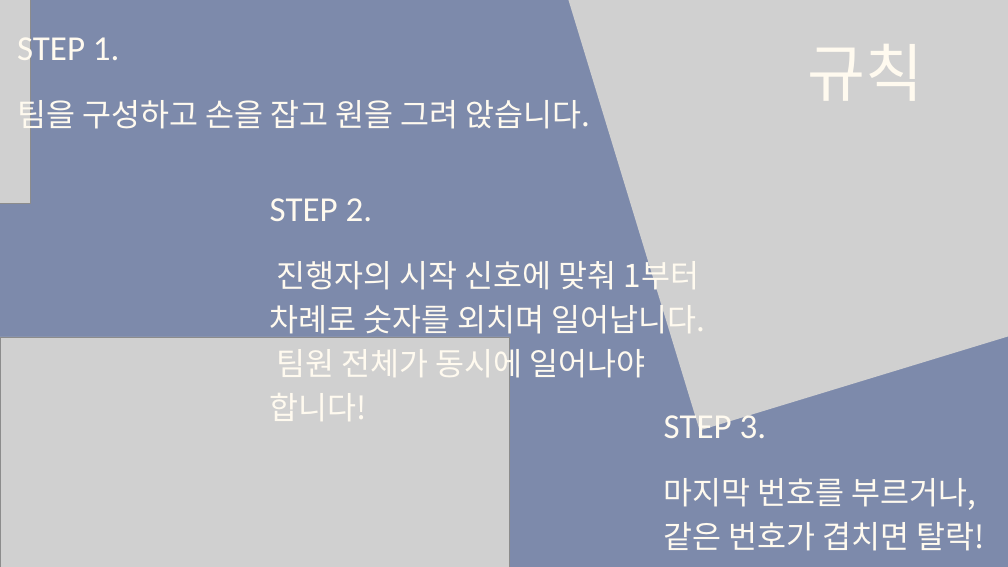
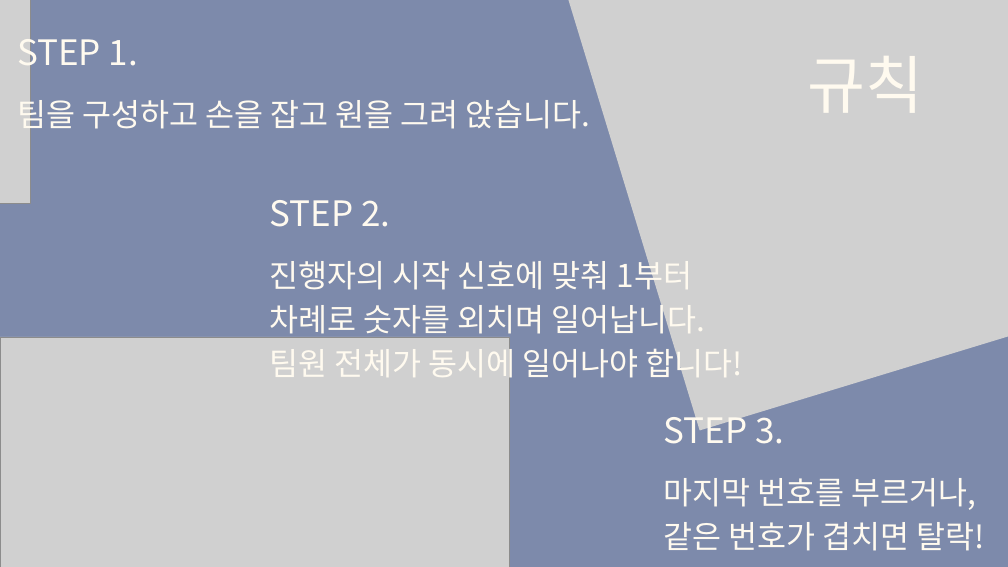
Before and after one commit to tkdgns25300/sunday_play, a slide deck: slide 2 of public/downloads/games/group-nunchi/rules.pptx. Drawn at 1008x567 pixels with LibreOffice and Linux fonts; fonts in the diff are those of the drawing; grey boxes stand for pictures. Boxes give left, top, right and bottom in pixels: in the first picture for what was removed or moved away, otherwise in the second. Text is boxed around its words. In the diff, an @@ line names an element or a change of style, - is before the commit and + after.

```diff
--- a/public/downloads/games/group-nunchi/rules.pptx
+++ b/public/downloads/games/group-nunchi/rules.pptx
@@ font Calibri to Noto Sans CJK KR in 4 elements at bbox=[664, 408, 784, 444], bbox=[17, 30, 138, 75], bbox=[270, 200, 390, 227], bbox=[808, 56, 924, 113] @@
@@ text "규칙": place and size @@
-text "규칙" at bbox=[808, 44, 924, 101]
+text "규칙" at bbox=[808, 56, 924, 113]
@@ text "진행자의 시작 신호에 맞춰 1부터 ..." rewrapped from bbox=[270, 254, 706, 384] to bbox=[270, 254, 743, 384] @@
```
Also in this commit, not shown: 4 other slides changed, 3 other files.
